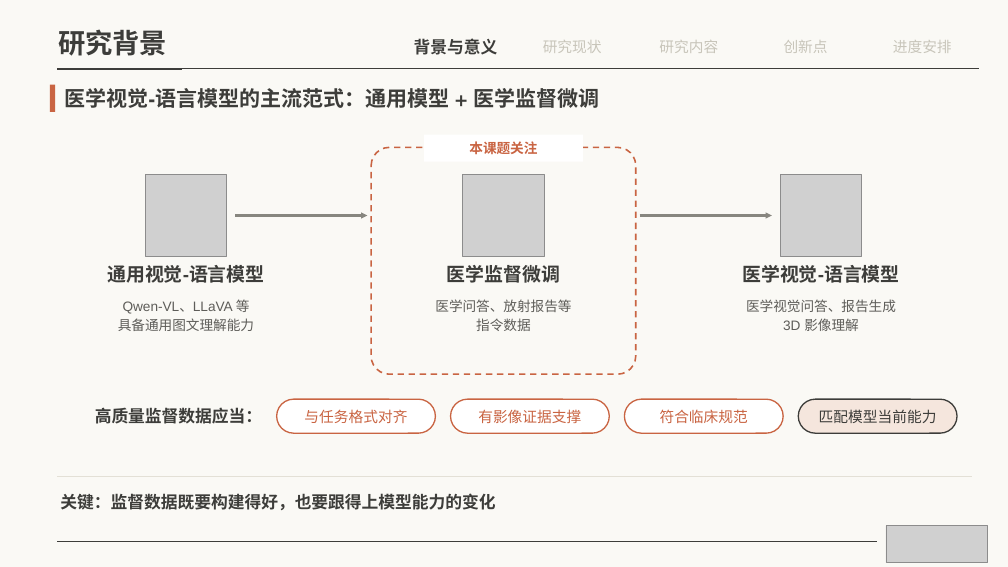
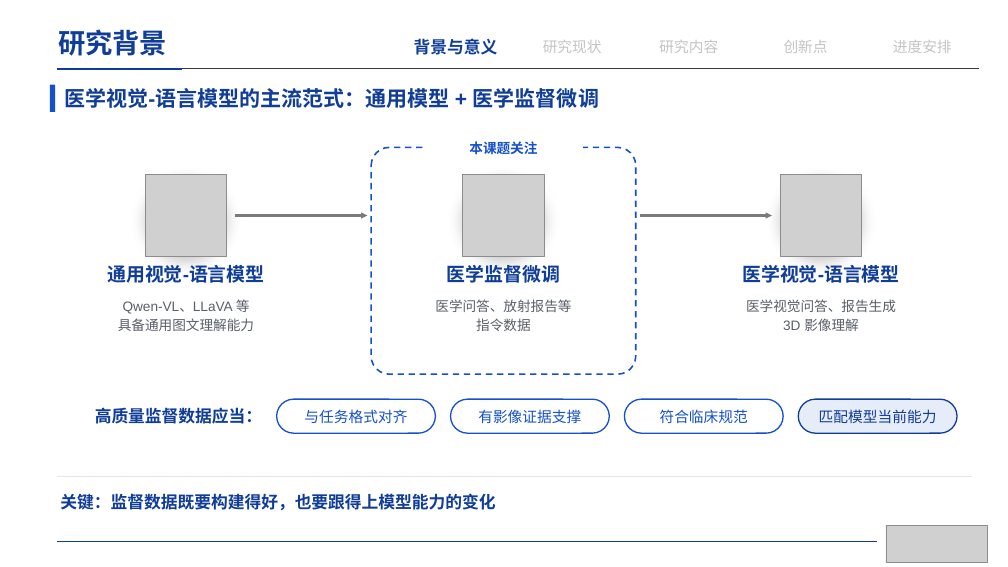
Before and after one commit to irving-2222/Graduation-Thesis, a slide deck: slide 4 of 开题答辩.pptx. Drawn at 1008x567 pixels with LibreOffice and Linux fonts; fonts in the diff are those of the drawing; grey boxes stand for pictures. Boxes give left, top, right and bottom in pixels: in the first picture for what was removed or moved away, otherwise in the second. Text is boxed around its words. In the diff, an @@ line names an element or a change of style, - is before the commit and + after.

```diff
--- a/开题答辩.pptx
+++ b/开题答辩.pptx
@@ background #FAF9F5 to #FFFFFF @@
@@ text "研究背景" at [58,29,167,56]: font TeX Gyre Schola to Arial, text colour #3D3D3A to #103D98 @@
@@ rectangle at [50,85,55,112]: fill #C96442 to #1551CA @@
@@ line (57, 69) - (979, 69): stroke #3D3D3A 0.5 pt to #373B43 0.5 pt @@
@@ line (57, 69) - (182, 69): stroke #3D3D3A 1.75 pt to #103D98 1.75 pt @@
@@ text "医学视觉-语言模型的主流范式：通用模型 + 医学监督微调" at [64,85,599,111]: font TeX Gyre Schola to Arial, text colour #3D3D3A to #103D98 @@
@@ rounded rectangle at [371,147,636,374]: outline #C96442 1.5 pt dashed to #1551CA 1.5 pt dashed @@
@@ text "本课题关注": place and size @@
-text "本课题关注" at [424,135,583,162]
+text "本课题关注" at [469,141,537,154]
@@ text "本课题关注" at [469,141,537,154]: text colour #C96442 to #1551CA @@
@@ fill #E6CBBA to #D5E1F5; shadow on in 3 elements at [145,175,227,256], [463,175,544,256], [780,175,862,256] @@
@@ text colour #5E5D59 to #595F69 in 3 elements at [118,299,254,331], [435,299,571,331], [746,299,896,331] @@
@@ text colour #C96442 to #1551CA; outline #C96442 1.25 pt to #1551CA 1.25 pt in 3 elements at [277,399,436,433], [451,399,609,433], [625,399,783,433] @@
@@ rounded rectangle "匹配模型当前能力" at [799,399,957,433]: text colour #3D3D3A to #103D98; fill #F5E6DD to #E6ECF8; outline #3D3D3A 1.25 pt to #103D98 1.25 pt @@
@@ line (57, 476) - (972, 476): stroke #E3E0D6 1 pt to #E3E6EA 1 pt @@
@@ text colour #3D3D3A to #103D98 in 6 elements at [414,38,498,55], [107,265,264,283], [447,265,560,283], [742,265,899,283], [95,407,262,424], [60,493,495,510] @@
@@ line (57, 541) - (876, 541): stroke #3D3D3A 0.5 pt to #103D98 0.5 pt @@
```
Also in this commit, not shown: 21 other slides changed, 1 other file.
